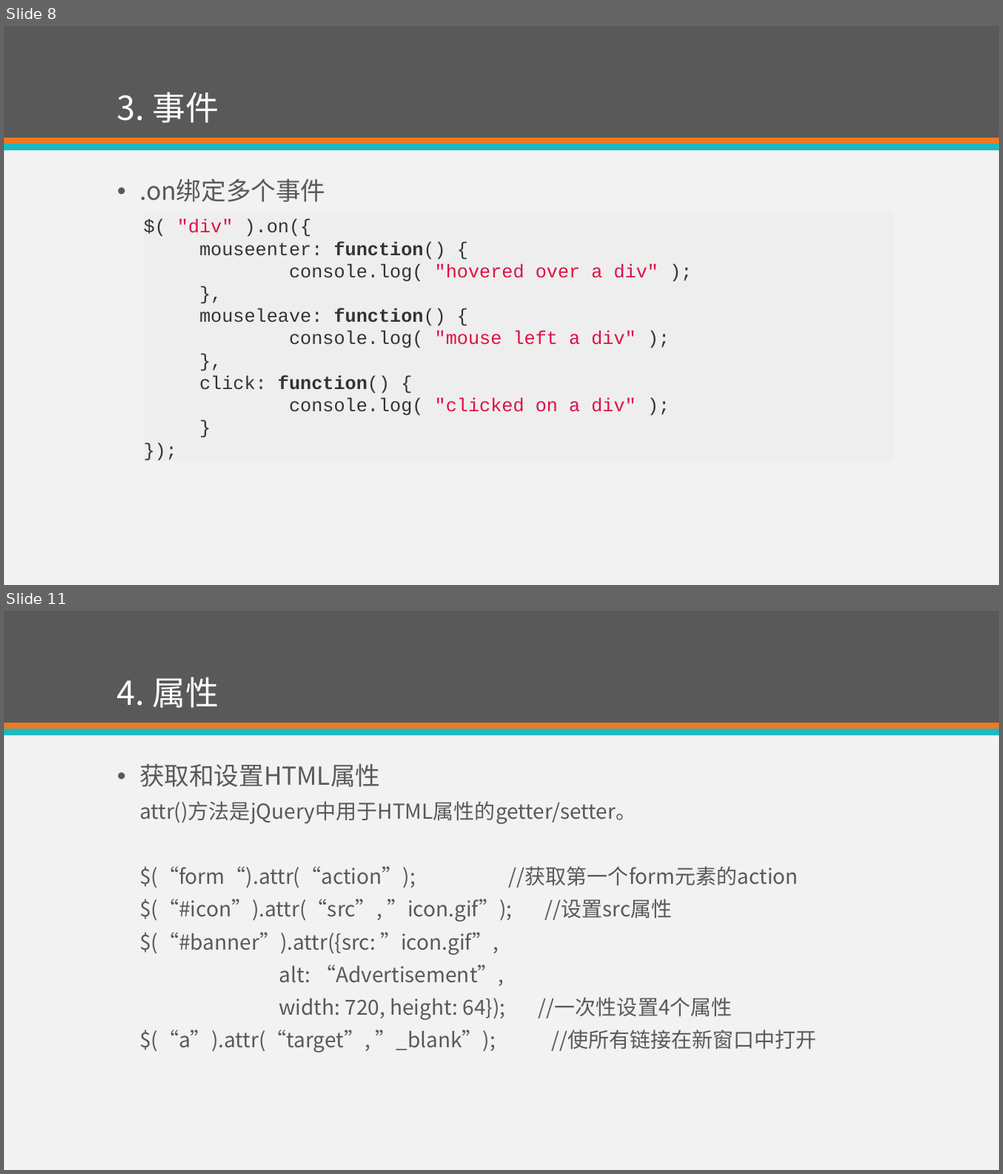
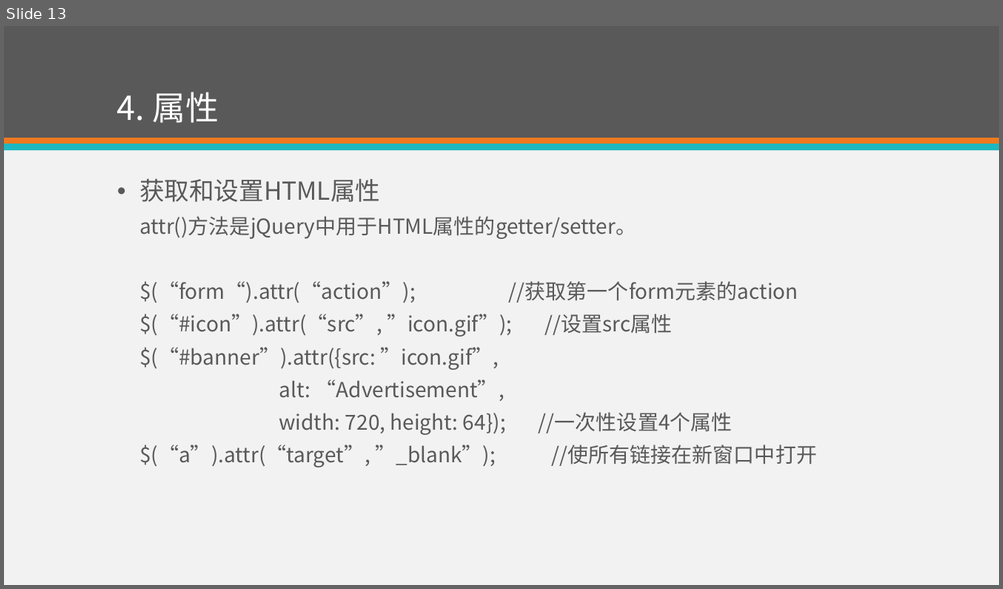
Before and after one commit to eventao/courseware, a slide deck: ppt/http.pptx. Shown one above the other, each under a label of ours: slides 8 and 11 before the commit, slide 13 after it; the slides between them are not shown. The pictures are 1003x1174 and 1003x589 pixels, drawn with LibreOffice and Linux fonts; fonts in the diff are those of the drawing. Boxes give left, top, right and bottom in pixels: in the first picture for what was removed or moved away, otherwise in the second. Text is boxed around its words. In the diff, an @@ line names an element or a change of style, - is before the commit and + after.

```diff
--- a/ppt/http.pptx
+++ b/ppt/http.pptx
@@ slide 8 removed at box(4, 26, 999, 585), background #F2F2F2; not listed: 3 template elements that a slide beside it also shows @@
@@ title removed at box(117, 92, 219, 123) @@
-3. 事件
@@ text removed at box(139, 178, 325, 202) @@
-• .on绑定多个事件
@@ text removed at box(177, 219, 659, 416) @@
-$( "div" ).on({
-mouseenter: function() {
-console.log( "hovered over a div" );
-},
-mouseleave: function() {
-console.log( "mouse left a div" );
-},
-click: function() {
-console.log( "clicked on a div" );
-}
-});
@@ what was slide 11 is now slide 13 @@
```
Also in this commit, not shown: 3 slides changed, 9 slides added, 6 other slides removed.
